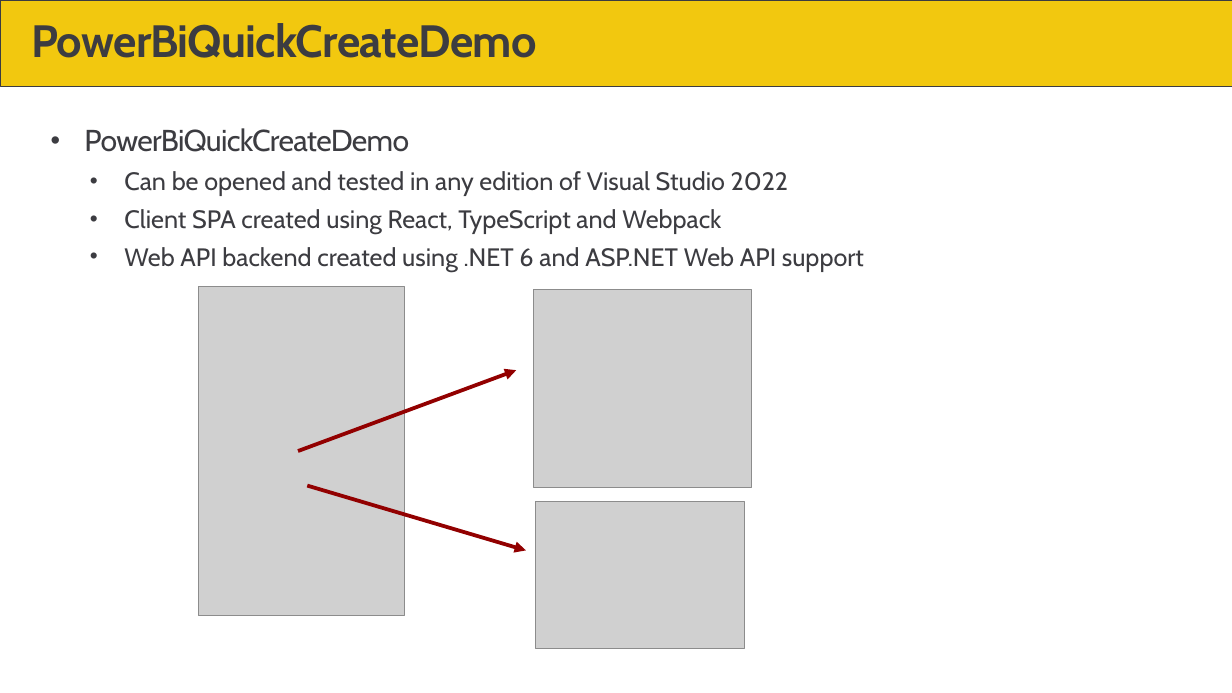
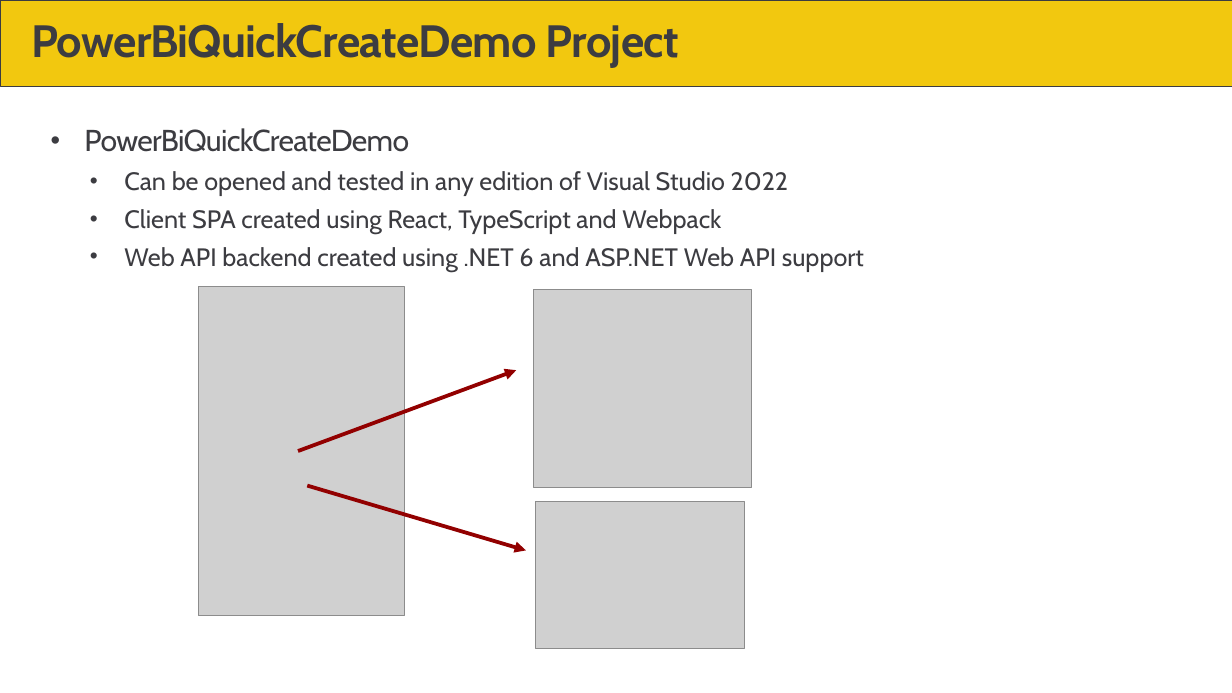
Before and after one commit to PowerBiDevCamp/Camp-Sessions, a slide deck: slide 15 of Session 29 - Developing with the Power BI Quick Create SDK.pptx. Drawn at 1232x693 pixels with LibreOffice and Linux fonts; fonts in the diff are those of the drawing; grey boxes stand for pictures; background and template pictures are left out. Boxes give left, top, right and bottom in pixels: in the first picture for what was removed or moved away, otherwise in the second. Text is boxed around its words. In the diff, an @@ line names an element or a change of style, - is before the commit and + after.

Commit message:
Updates

```diff
--- a/Session 29 - Developing with the Power BI Quick Create SDK.pptx
+++ b/Session 29 - Developing with the Power BI Quick Create SDK.pptx
@@ title at (x1=31, y1=23, x2=679, y2=68): text changed @@
-PowerBiQuickCreateDemo
+PowerBiQuickCreateDemo Project
```
Also in this commit, not shown: 1 other slide changed, 1 slide added.
